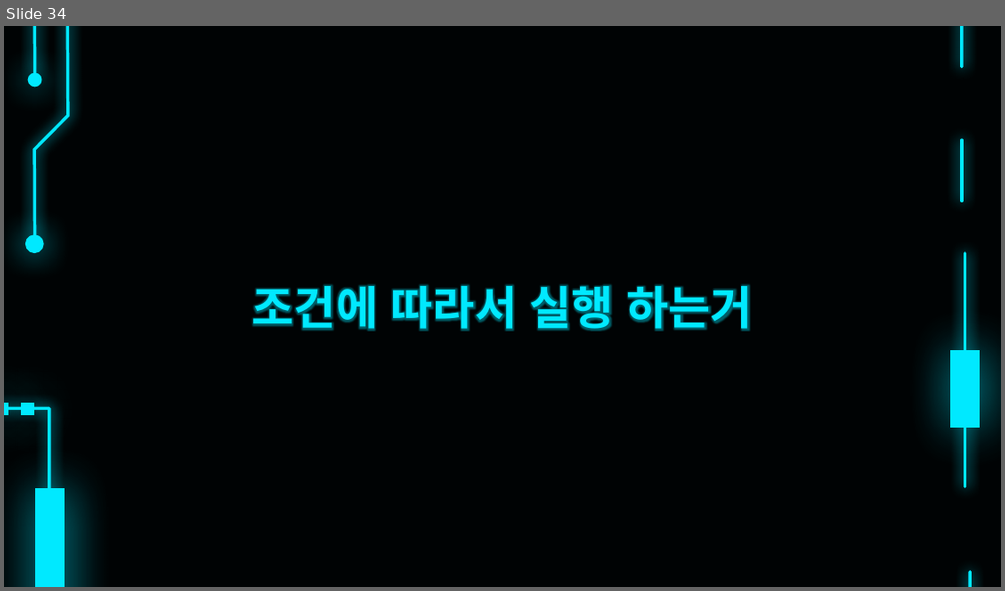
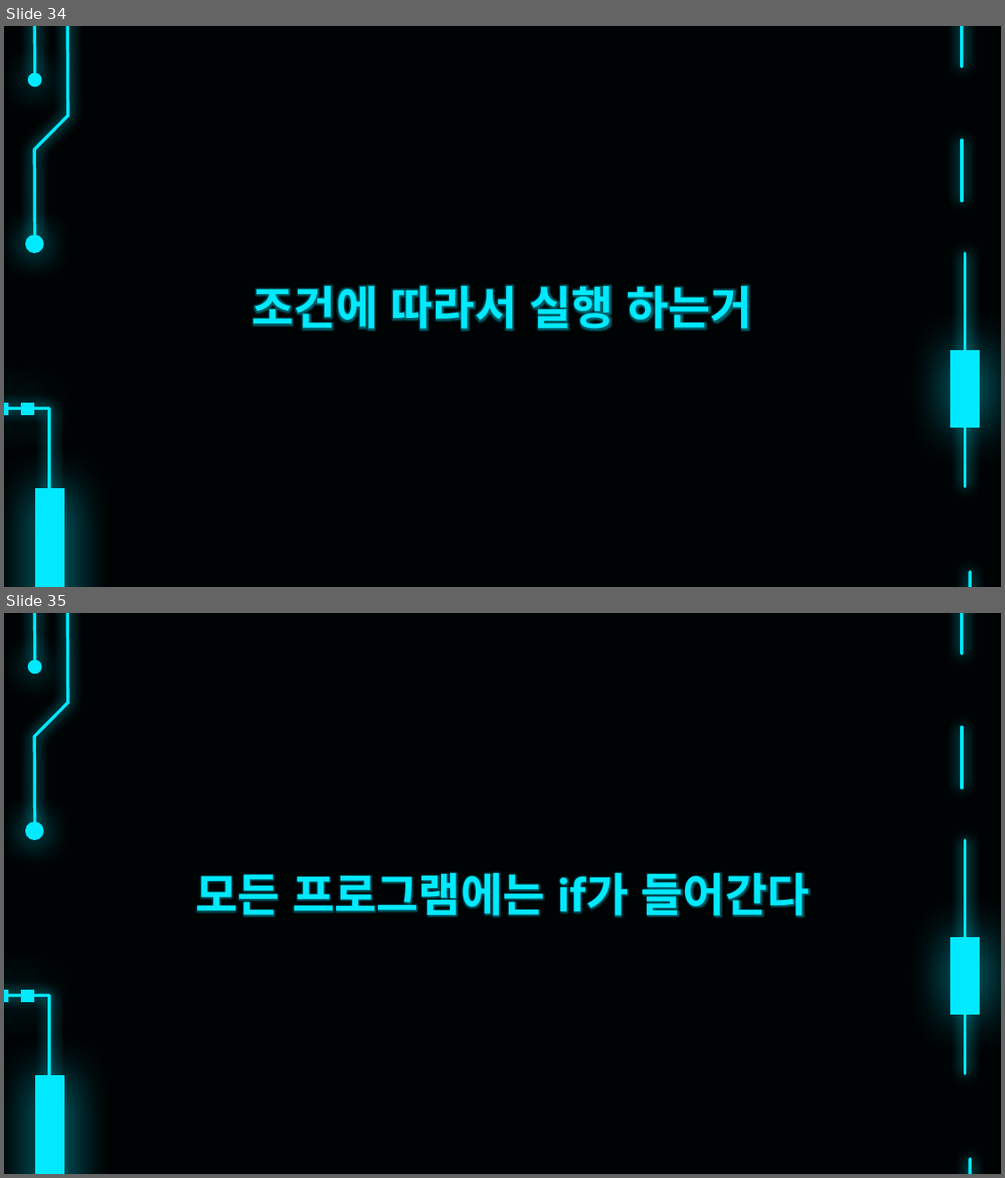
Before and after one commit to anyoungjin20040106/WebDevelop-with-fastapi, a slide deck: Python&appscript/2/variable operator&if&while.pptx. Shown one above the other, each under a label of ours: slide 34 before the commit, slides 34 and 35 after it. The pictures are 1005x591 and 1005x1178 pixels, drawn with LibreOffice and Linux fonts; fonts in the diff are those of the drawing. Boxes give left, top, right and bottom in pixels: in the first picture for what was removed or moved away, otherwise in the second. Text is boxed around its words. In the diff, an @@ line names an element or a change of style, - is before the commit and + after.

```diff
--- a/Python&appscript/2/variable operator&if&while.pptx
+++ b/Python&appscript/2/variable operator&if&while.pptx
@@ slide 35 added at (4, 613, 1001, 1174), background #000304; not listed: 13 template elements that a slide beside it also shows @@
@@ title added at (195, 872, 809, 917), 33 pt, text #00E9FF, bold @@
+모든 프로그램에는 if가 들어간다
```
Also in this commit, not shown: 2 other slides added, 1 other file.
